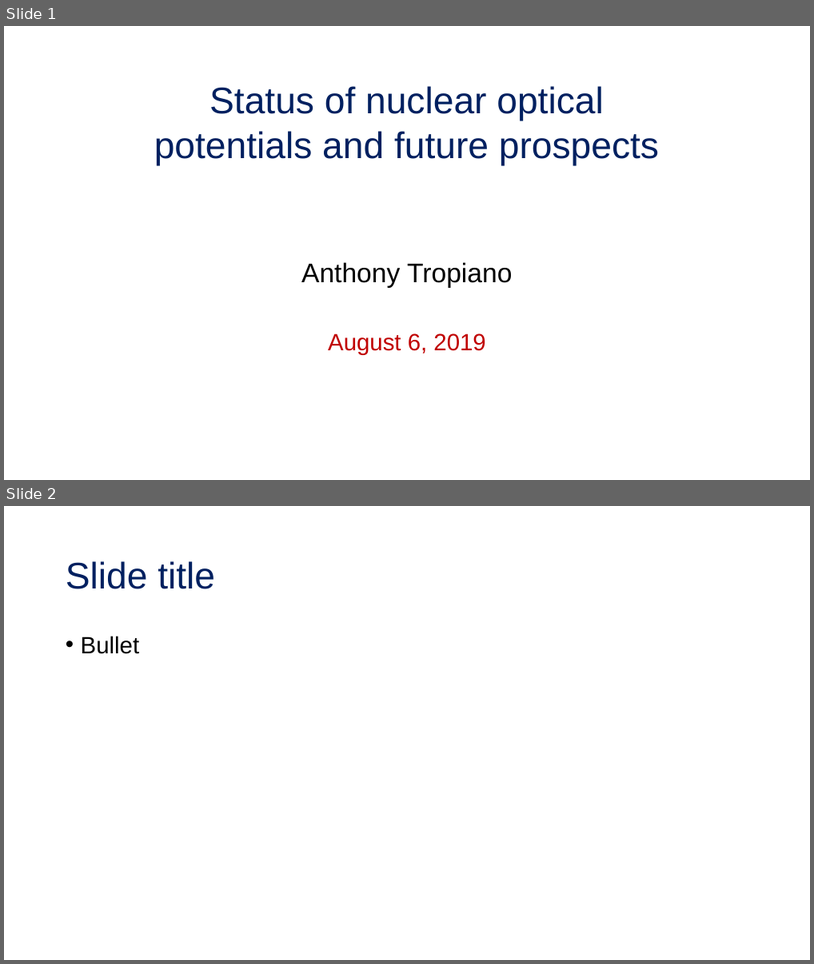
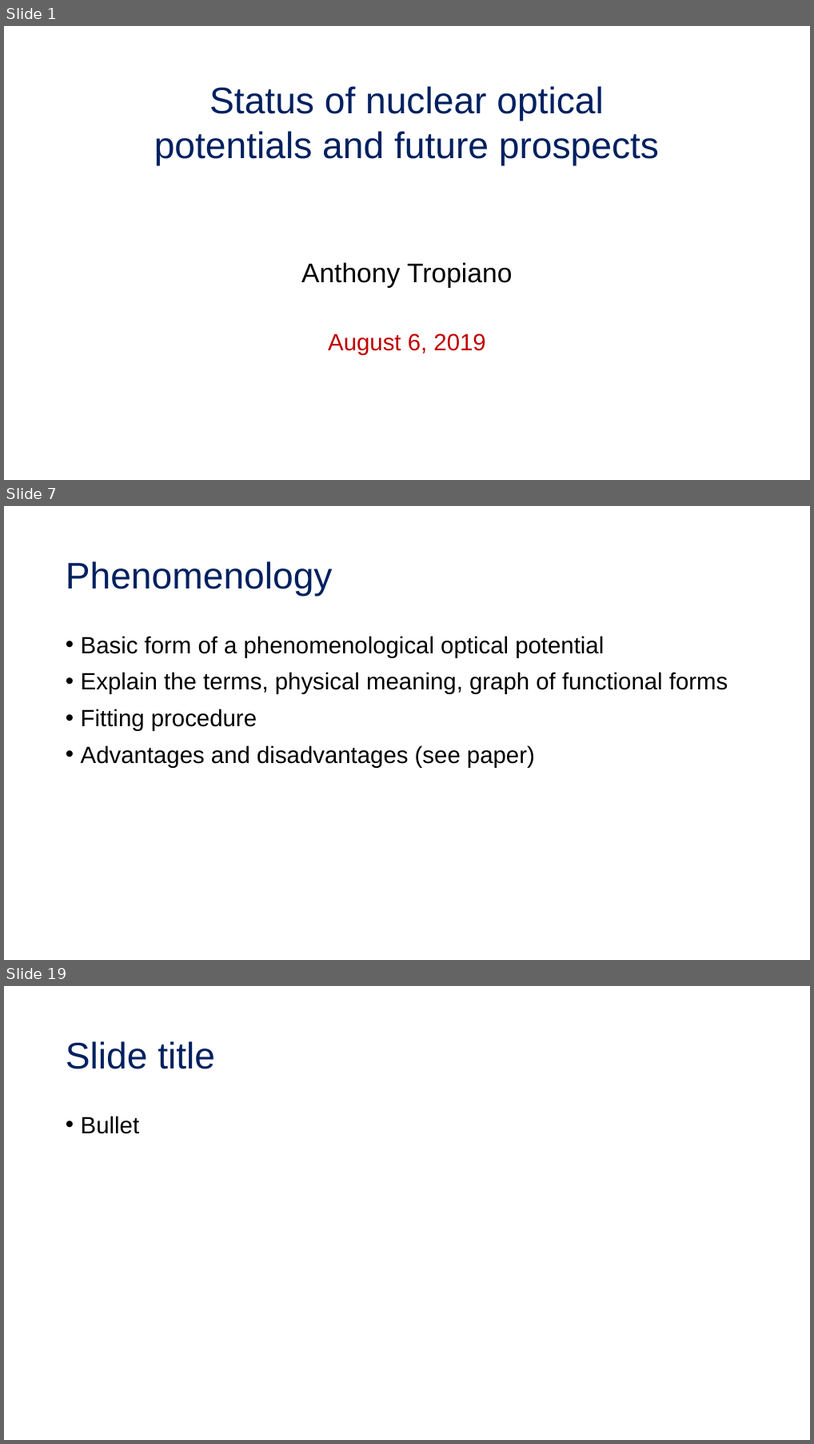
Before and after one commit to tropiano4/tropiano-srg, a slide deck: Presentations/Candidacy_2019/candidacy_presentation.pptx. Shown one above the other, each under a label of ours: slides 1 and 2 before the commit, slides 1, 7 and 19 after it; the slides between them are not shown. The pictures are 814x964 and 814x1444 pixels, drawn with LibreOffice and Linux fonts; fonts in the diff are those of the drawing. Boxes give left, top, right and bottom in pixels: in the first picture for what was removed or moved away, otherwise in the second. Text is boxed around its words. In the diff, an @@ line names an element or a change of style, - is before the commit and + after.

```diff
--- a/Presentations/Candidacy_2019/candidacy_presentation.pptx
+++ b/Presentations/Candidacy_2019/candidacy_presentation.pptx
@@ slide 7 added at box(4, 506, 810, 960), background #FFFFFF @@
@@ title added at box(66, 561, 333, 596), 44 pt, text #002060 @@
+Phenomenology
@@ text added at box(81, 636, 728, 768), 28 pt, text #000000 @@
+• Basic form of a phenomenological optical potential
+• Explain the terms, physical meaning, graph of functional forms
+• Fitting procedure
+• Advantages and disadvantages (see paper)
@@ what was slide 2 is now slide 19 @@
```
Also in this commit, not shown: 16 other slides added, 2 slides removed.
